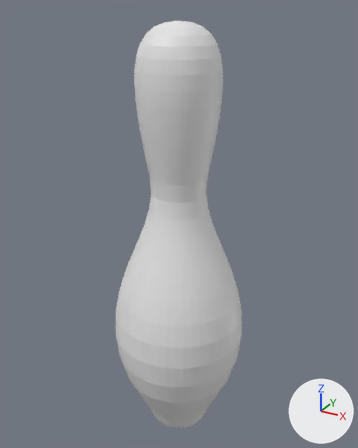
Before and after pictures for a commit that changed the Blender file BowlingPin.blend.
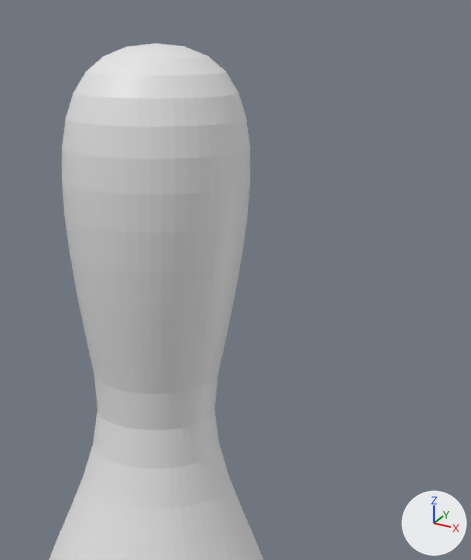
Old and new are each drawn whole from a 50 mm lens placed at (19.1, -34.8, 39.0), pointed at (-0.5, 0.8, 21.1) and again close up on the part from 29% to 91% of the width and 0% to 59% of the height. Lighting does not change. The marker at lower right points along +X, +Y and +Z.

In view in the first close-up: 'Pin'.
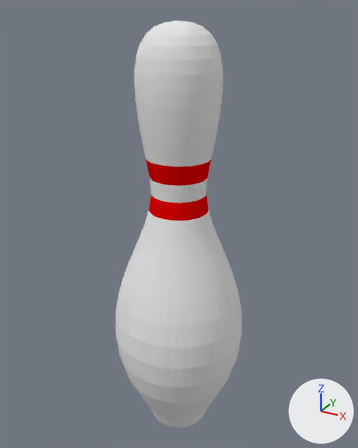
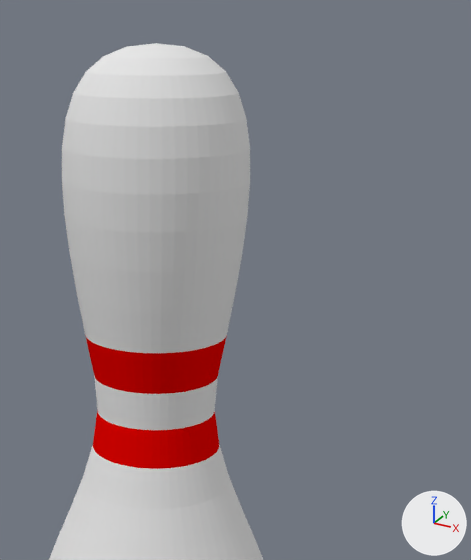
Commit message: Added stripe to pin

Location of each change, [x1, y1, x2, y2] in pixels of the close-ups (471 x 560 px):
part 1 of me_cubeziercurve, recoloured (white to red)
    both: [85, 335, 226, 469]

The change, as a list of edits to the scene's bpy script:
```text
Add mat_pin:
    mat_pin = diffuse_material('Pin')
    mat_pin.base_color = (0.8, 0.8, 0.8)  # white #e7e7e7
Add mat_stripe:
    mat_stripe = diffuse_material('Stripe')
    mat_stripe.base_color = (0.8, 0.000788, 0.0)  # red #e70300
Change me_cubeziercurve:
    where me_cubeziercurve.from_pydata(...)  # 1752 vertices, 1800 faces; spans x -6.1..6.0, y -6.0..6.0, z 0.0..38.0
    used by ob_pin; location = (0.0, 0.0, 0.0)
    me_cubeziercurve part 1: 100 of the faces centred in x -2.6..2.5, y -2.6..2.6, z 23.7..26.8 switch from no material to mat_stripe (red #e70300)
    add me_cubeziercurve.materials.append(mat_pin)  # white #e7e7e7
```
